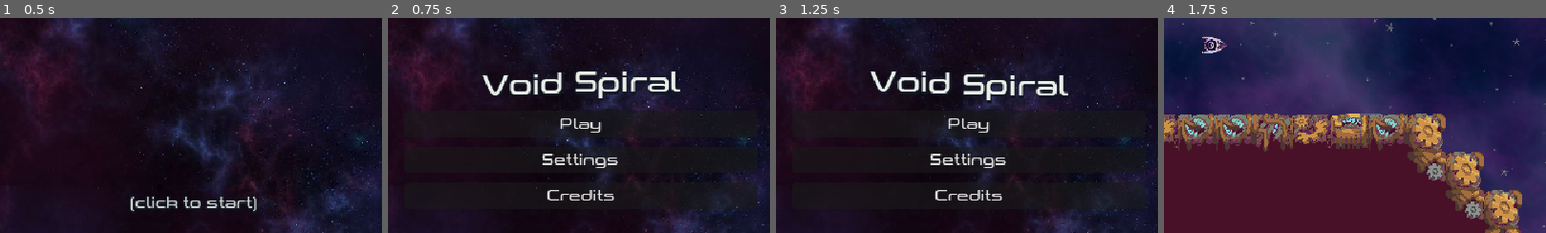
Above: before the commit, frames 1-4 (left to right).
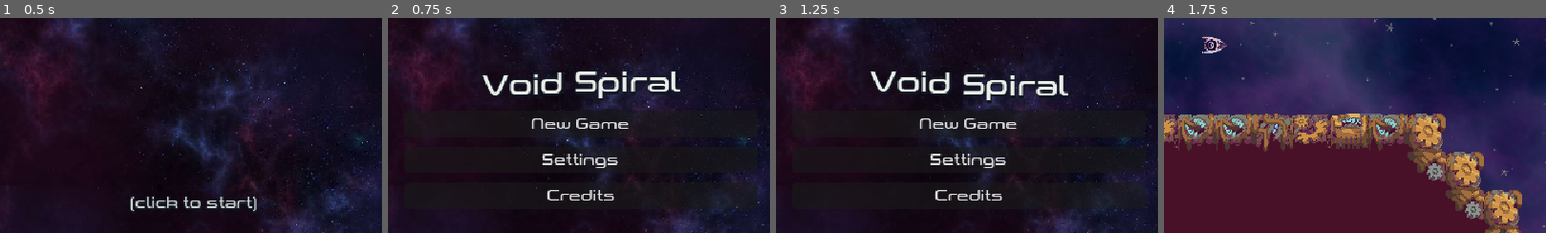
Above: after the commit, the same moments.

Repository: Yoshiip/boss-rush-jam-2024
Game: Godot game, scene res://levels/menu/menu.tscn
Same seed, same stepped clock (60 frames per second), same inputs: the game is played once before the commit and once after it. The engine's default icon, where the game draws it, is replaced by a stand-in: a white triangle on a blue panel in a dark square.
Inputs (mouse positions are % of the whole screen's width and height, from its top left):
- Up to frame 1 (0.5 s): no input
- Up to frame 2 (0.75 s): tap Enter at 0.5 s; move the mouse to (72, 45) at 0.52 s; press the mouse at (72, 45) at 0.53 s; hold D (move_right) from 0.53 s (still down)
- Up to frame 3 (1.25 s): keep holding D (move_right)
- Up to frame 4 (1.75 s): release D (move_right) at 1.25 s; release the mouse at (72, 45) at 1.25 s; click "debug boss 2" at 1.25 s
The pictures show only the part of the screen within x 25-75%, y 44-94%; the shares and areas given below are measured in that part.

Frame 1 is identical in both runs. In frame 2, 0.7% of the frame differs, in the area x 37-63%, y 46-54%; in frame 3, 0.7%; in frame 4, nothing differs.

Commit message:
narrative

Diff:
--- a/entities/digit/digit.tscn
+++ b/entities/digit/digit.tscn
@@ -29,6 +29,8 @@
 
 [node name="On" type="AudioStreamPlayer2D" parent="."]
 stream = ExtResource("4_ud2ej")
+volume_db = 24.0
+attenuation = 0.05
 bus = &"Effects"
 
 [node name="Destroy" type="AudioStreamPlayer2D" parent="."]
--- a/levels/fights/steampunk/steampunk_fight.tscn
+++ b/levels/fights/steampunk/steampunk_fight.tscn
@@ -95,5 +95,5 @@
 
 [node name="DigitsFinal" type="AudioStreamPlayer" parent="."]
 stream = ExtResource("7_ankrn")
-volume_db = 2.0
+volume_db = 12.0
 bus = &"Effects"
--- a/levels/menu/menu.gd
+++ b/levels/menu/menu.gd
@@ -52,6 +52,8 @@
 		card.get_node("Name").text = author.name
 		card.get_node("Role").text = author.role
 		credits_container.add_child(card)
+
+
 func _ready() -> void:
 	_build_credits()
 	credits_section.visible = false
@@ -73,8 +75,11 @@
 		$Canvas/Container/Start.visible = false
 		$Canvas/Container/Menu.visible = true
 
+
 func _on_play_button_pressed() -> void:
+	GameManager.clear_save_data()
 	get_tree().change_scene_to_file("res://levels/intro/intro.tscn")
+
 
 func _on_credits_button_pressed() -> void:
 	menu_section.visible = false
--- a/levels/menu/menu.tscn
+++ b/levels/menu/menu.tscn
@@ -183,7 +183,7 @@
 
 [node name="PlayButton" type="Button" parent="Canvas/Container/Menu/VBoxContainer"]
 layout_mode = 2
-text = "Play"
+text = "New Game"
 script = ExtResource("3_feo83")
 
 [node name="SettingsButton" type="Button" parent="Canvas/Container/Menu/VBoxContainer"]
--- a/project.godot
+++ b/project.godot
@@ -10,7 +10,7 @@
 
 [application]
 
-config/name="Cosmicapital"
+config/name="Void Spiral"
 run/main_scene="res://levels/menu/menu.tscn"
 config/features=PackedStringArray("4.3", "GL Compatibility")
 config/icon="res://icon.svg"
--- a/resources/bosses/steampunk.tres
+++ b/resources/bosses/steampunk.tres
@@ -14,7 +14,7 @@
 background = ExtResource("1_x8d7g")
 music = ExtResource("2_ibg20")
 pause_music = ExtResource("3_bh7s5")
-music_db = -12.0
+music_db = -16.0
 contact_damage = 1
 phases = Array[float]([0.9, 0.8, 0.6, 0.4, 0.2])
 eye_num = Array[float]([2.0, 2.0, 2.0, 2.0, 2.0, 2.0])
--- a/ui/computer/computer.gd
+++ b/ui/computer/computer.gd
@@ -17,34 +17,52 @@
 (click to continue)
 """
 
-const EARNINGS_TEXT := """Mission Earnings: $100,000
-
-----------
-
-Deductions:
-
-- Ship Rental (Cabin)..........$1,000
-- Food Supply..................$1,000
-- Fuel Costs..................$10,000
-- Debt Interest Repayment.....$10,000
-- Ship Maintenance............$10,000
-- Decontamination Fees........$67,900
-
-(click to continue)
-"""
 
 @onready var terminal_text: RichTextLabel = $Canvas/Container/TerminalText
 
+func _generate_earning(amount: float) -> String:
+	var deductions := {
+		"Ship Rental (Cabin)": 0.014,
+		"Food Supply": 0.016,
+		"Fuel Costs": 0.078,
+		"Debt Interest Repayment": 0.1,
+		"Ship Maintenance": 0.13,
+		"Decontamination Fees": 0.662
+	}
+
+	var result := "Mission Earnings: $%d\n\n----------\n\nDeductions:\n\n" % int(amount)
+
+	var max_length = 30
+
+	for key in deductions.keys():
+		var deduction_value = int(amount * deductions[key])
+		var dots = ".".repeat(max_length - key.length())
+		result += "- %s%s$%d\n" % [key, dots, deduction_value]
+	result += "\nNet Earnings: $1"
+	result += "\n(click to continue)"
+
+	return result
+
+
+
 func _ready() -> void:
 	Input.mouse_mode = Input.MOUSE_MODE_VISIBLE
-	GameManager.save_data.level += 1
-	GameManager.save_data.points += 5
 
 	terminal_text.text = START_TEXT
 	terminal_text.visible_characters = 0
 
 
+const AMOUNTS := [
+	26430.0,
+	43312.0,
+	95418.0,
+	111065.0,
+	208764.0,
+]
+
 var char_timer := 0.05
+const DIALOGUE = preload("res://ui/dialogue/dialogue.tscn")
+
 func _process(delta: float) -> void:
 	char_timer -= delta
 	var skipping := Input.is_action_pressed("fire")
@@ -72,11 +90,37 @@
 
 	if Input.is_action_just_pressed("fire") && terminal_text.visible_characters == terminal_text.text.length():
 		if phase == 0:
-			terminal_text.text = EARNINGS_TEXT
+			terminal_text.text = _generate_earning(AMOUNTS[GameManager.save_data.level])
 			terminal_text.visible_characters = 0
 			phase += 1
 
 		elif phase == 1:
 			phase += 1
 
-			get_tree().change_scene_to_file("res://levels/upgrades/upgrades.tscn")
+			set_process(false)
+			$Canvas/Container/TerminalText.visible = false
+			$Canvas/Container/Shader.visible = false
+
+			dialogue = DIALOGUE.instantiate()
+			var arr: Array[String]
+			arr.assign(GameDialogues.MISSIONS[GameManager.save_data.level])
+			dialogue.dialogue = arr
+			dialogue.event.connect(_on_dialogue_event)
+			dialogue.ended.connect(_on_dialogue_ended)
+			$Canvas/Container.add_child(dialogue)
+
+var dialogue: Dialogue
+func _on_dialogue_event(id: String) -> void:
+	match id:
+		"switch_to_chief":
+			dialogue.set_other("Chief", MAN_TEXTURE)
+		"switch_to_mysterious":
+			dialogue.set_other("???", PHONE_TEXTURE)
+
+const MAN_TEXTURE = preload("res://ui/dialogue/portraits/man.jpg")
+const PHONE_TEXTURE = preload("res://ui/dialogue/portraits/phone.jpg")
+
+func _on_dialogue_ended() -> void:
+	GameManager.save_data.level += 1
+	GameManager.save_data.points += 5
+	get_tree().change_scene_to_file("res://levels/upgrades/upgrades.tscn")
--- a/ui/computer/computer.tscn
+++ b/ui/computer/computer.tscn
@@ -1,9 +1,10 @@
-[gd_scene load_steps=6 format=3 uid="uid://cb37w5ufo82h6"]
+[gd_scene load_steps=7 format=3 uid="uid://cb37w5ufo82h6"]
 
 [ext_resource type="Script" path="res://ui/computer/computer.gd" id="1_ocgst"]
 [ext_resource type="Shader" path="res://ui/computer/vhs.gdshader" id="2_na5mr"]
 [ext_resource type="Theme" uid="uid://bbcaen3oyqxer" path="res://ui/computer/terminal_theme.tres" id="2_v1ig6"]
 [ext_resource type="AudioStream" uid="uid://c4137nah0hddm" path="res://audios/effects/ui/keyboard.wav" id="4_yxilj"]
+[ext_resource type="AudioStream" uid="uid://caxrq7c5lw4pu" path="res://audios/musics/intro.mp3" id="5_dgbmx"]
 
 [sub_resource type="ShaderMaterial" id="ShaderMaterial_doowu"]
 shader = ExtResource("2_na5mr")
@@ -82,3 +83,9 @@
 stream = ExtResource("4_yxilj")
 volume_db = -4.0
 bus = &"Effects"
+
+[node name="Music" type="AudioStreamPlayer" parent="."]
+stream = ExtResource("5_dgbmx")
+volume_db = -10.0
+autoplay = true
+bus = &"Music"
--- a/ui/dialogue/dialogue.gd
+++ b/ui/dialogue/dialogue.gd
@@ -1,3 +1,4 @@
+class_name Dialogue
 extends Control
 
 signal event(id: String)
@@ -22,9 +23,7 @@
 
 func _ready() -> void:
 	$AnimationPlayer.play("Open")
-
-	$Gradient/Content.text = dialogue[progress]
-
+	_next_text()
 
 func _close_dialogue() -> void:
 	set_process(false)
@@ -36,17 +35,23 @@
 
 var locked := false
 
+
 func _next_text() -> void:
 	visible_characters = 0
-	progress += 1
 	if progress >= dialogue.size():
 		set_process(false)
 		_close_dialogue()
 		return
 
-	$DialogueNext.play()
-	$Gradient/NextArrow.visible = progress <= dialogue.size() - 2
 	var text := dialogue[progress]
+	while text.begins_with("#"):
+		event.emit(text.lstrip("#"))
+		progress += 1
+		if progress >= dialogue.size():
+			set_process(false)
+			_close_dialogue()
+			return
+		text = dialogue[progress]
 
 	var from_other := text.begins_with("o:")
 	if text.begins_with("i:"):
@@ -58,15 +63,14 @@
 		locked = false
 		_next_text()
 		return
-	if text.begins_with("#"):
-		event.emit(text.lstrip('#'))
-		_next_text()
-		return
+
 	$Gradient/Portrait.texture = other_texture if from_other else PLAYER_PORTRAIT
+	$Gradient/Name.text = other_name if from_other else "You"
+	$Gradient/Content.text = text.lstrip("o:")
+	spawning_text = false
 
-	$Gradient/Name.text = other_name if from_other else "You"
-	$Gradient/Content.text = dialogue[progress].lstrip('o:')
-	spawning_text = false
+	progress += 1
+
 
 var spawning_text := false
 
--- a/ui/dialogue/game_dialogues.gd
+++ b/ui/dialogue/game_dialogues.gd
@@ -17,24 +17,79 @@
 	"How am I supposed to pay 923 701 in a week?",
 	"i:2",
 	"o:Ring ring..",
-	"Hello, who’s calling?",
-	"o:This is Mr. K from Cosmicapital.",
-	"Cosmicapital? You control half the galaxy. What do you need from me?",
-	"o:We have an offer for you. You may find it…quite lucrative.",
-	"I’m listening.",
-	"o:As part of our mining and reconstruction efforts, we employ a small team of starship pilots to destroy Void Things that interfere with our efforts.",
-	"o:You have made a name for yourself as a skilled pilot. We need talent like yours.",
-	"What’s in it for me?",
-	"o:Benefits. Monetary. The payout is 230972 per mission. We provide you with a best-in-class starship. No risk.",
-	"That sounds too good to be true. I need to think about it.",
-	"o:You have 3 seconds to decide.",
-	"…I’m in.",
-	"o:Great.",
-	"When do i start?",
-	"o:Right now, we look forward to seeing you at our headquarters.",
-	"i:2",
-	"#ship",
-	"o:This is your ship for these missions. It's state-of-the-art and will be your perfect tool for fighting Void Things.",
-	"o:It's highly modular. Take a look at it and choose how you want to modify it.",
-	"o:When you're ready, let me know and I'll send you on your first mission.",
+	"Who is this? How did you access my communications system?",
+	"o: Congratulations, Mr. Vander. You’ve been selected for an exclusive employment opportunity with CosmiCapital Corporation. You start today.",
+	"What? I didn’t apply for anything.",
+	"o:No need. We recognize talent. You’re a skilled pilot—just one with unfortunate financial habits. We’d like to help.",
+	"You just want to “help”? Right. Let’s hear the catch.",
+	"o:It’s simple. Resource extraction.",
+	"I’m a fighter pilot, not a miner.",
+	"o:These resources are… unconventional.",
+	"…Go on.",
+	"o: At first, we thought we had discovered alien spacecraft. But alas, we remain alone in this universe.",
+	"o:Instead, we found something else—massive entities of flesh and ore, drifting through the void. Void Things, we call them.",
+	"...",
+	"o:They aren’t aggressive unless provoked. Your job is to provoke them. Terminate them. You’ll be paid handsomely per kill. We’ll even provide you with a top of the line fighter ship.",
+	"This is too sketchy. I’m out.",
+	"o:Mr. Vander, I think you misunderstand. This is not a job offer. You are already a CosmiCapital employee.",
+	"What are you talking about?",
+	"o:In the interest of assisting you, we purchased all of your debt. Work hard and you should be able to pay it off in no time. ",
+	"I really don’t have a choice, do I?",
+	"o:Welcome to the CosmiCorp family, Mr. Vander.",
 ]
+
+static var MISSIONS: Array[Array] = [
+	[
+		"#switch_to_chief",
+		"This is practically robbery!",
+		"o:These fees are standard across all CosmiCapital operations. Your safety is our priority.",
+		"Safety? I could have died. And all for basically nothing!",
+		"o:Then it is fortunate you did not. Chin up! Future payouts will be higher. Continue to work hard, and you’ll be debt-free in no time at all.",
+	],
+	[
+		"#switch_to_mysterious",
+		"o:I see you've been snooping around... Looking for information?",
+		"I don't know what you mean. Who is this?",
+		"o:Relax, I'm on your side. Just keep quiet about this conversation.",
+		"What do you want?",
+		"o:You want to know why the decontamination fee is so high, don’t you?",
+		"?",
+		"o:Every time a ship returns from an encounter with one of those things, it's completely destroyed—burned and melted down. After they extract you from it, of course.",
+		"That doesn’t make sense. They said—",
+		"o:They said a lot of things. They’re not 'cleaning' your ship, Vander. They’re making sure nothing leaves it—",
+		"#switch_to_chief",
+		"o:Mr. Vander, unauthorized communications detected. We remind you that your employment contract prohibits external correspondence.",
+	],
+	[
+		"#switch_to_mysterious",
+		"o:Still alive?",
+		"I guess so. Just rattled. Why do they destroy the ships?",
+		"o:While they’re still alive, the 'Void Things' release microscopic spores. When those spores come into contact with inorganic material, they germinate, and the cells begin eating and multiplying. Metal, synthetic fibers, plastics—anything that isn’t alive is dinner.",
+		"So... they’re eating the ships?",
+		"o:Yeah, but that’s not the worst part. Once the cells multiply, they start building larger structures—flesh, bone, muscle. If you're lucky enough to survive your ship turning into meat, those larger structures will be happy to eat you...",
+		"#switch_to_chief",
+		"o:Mr. Vander, we have detected an anomaly in your ship’s systems. Remember, external communications are a violation of contract. We advise compliance.",
+	],
+	[
+		"#switch_to_mysterious",
+		"o:I see you’ve been snooping around again.",
+		"Yeah. I'm trying to see if I can get in contact with one of the previous pilots.",
+		"o:You won’t find any.",
+		"Explain.",
+		"o:The suits at CosmiCorp are cautious. If the 'contamination level' of a ship is too high, they deem it too risky to extract the pilot before destroying the ship. If I were you, I’d find another way to pay off your debt.",
+		"I would if I could. If I refuse to take their jobs, they'll probably just throw me in debtors' prison—and rent me out to do the same work anyway.",
+		"o:There is a way. It’s not foolproof, but it’s possible. I can help yo—",
+		"…Hello?",
+		"#switch_to_chief",
+		"o:Hello, Mr. Vander. We have installed a new security update to protect you from unsolicited external communications. Have a pleasant day.",
+	],
+	[
+		"#switch_to_chief",
+		"o:Mr. Vander, your contamination levels are slightly higher than normal. Do not be alarmed. We will be performing a special decontamination procedure.",
+		"Hmm… End of the line, huh. Even if I run, the ship is sealed from the outside. And communications are completely blocked. Headquarters is huge, but… I wonder how long it would take the contamination to spread there...",
+		"o:Mr. Vander, your vessel is showing an unauthorized course correction. Do not return to headquarters. Proceed immediately to the designated decontamination site.",
+		"…",
+		"o:If you continue on this course, we will be forced to deploy armed security personnel!",
+		"Thirty of them. One of me. I’ve gambled with worse odds before…",
+	],
+]
